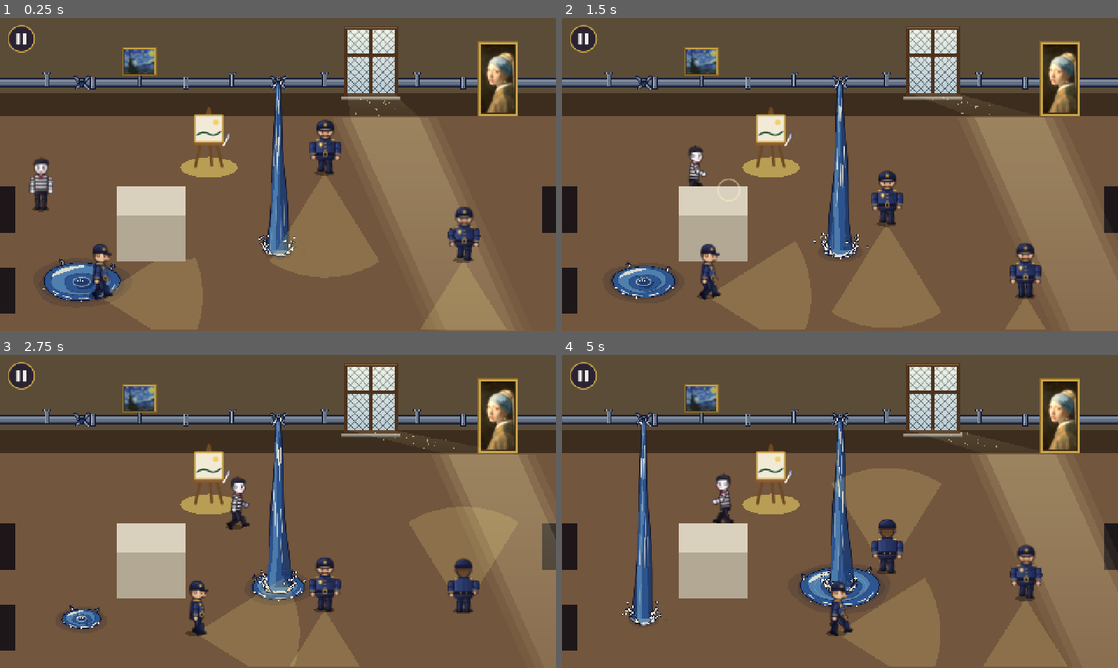
Above: before the commit, frames 1-4 (two rows, left to right).
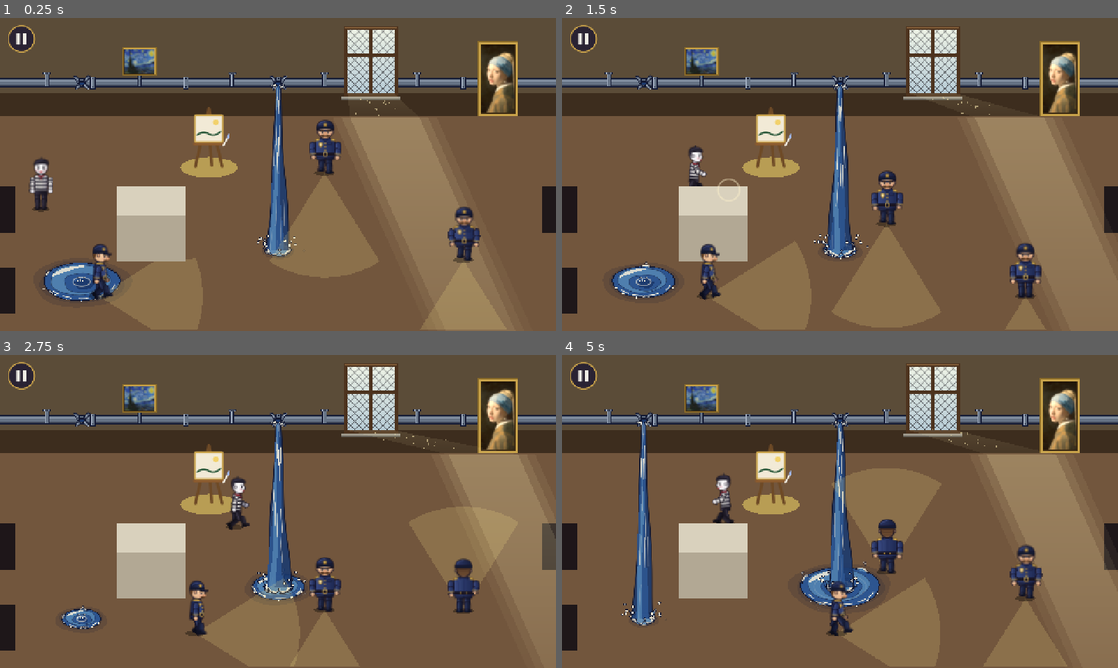
Above: after the commit, the same moments.

Repository: linostar/after-hours
Game: Godot game, scene res://scenes/wings/wing_06_salon.tscn
The game is run twice, just before and just after one commit, with the same random seed, the same clock (stepped at 60 frames per second) and the same inputs. This scene is started directly instead of the project's main scene.
Inputs (mouse positions are in pixels of both pictures, inside the frame that each line leads up to):
- Up to frame 1 (0.25 s): no input
- Up to frame 2 (1.5 s): drag from (840, 174) to (895, 105) at 0.52 s; drag from (728, 190) to (812, 237) at 1.27 s
- Up to frame 3 (2.75 s): move the mouse to (333, 442) at 2.02 s; hold Right (ui_right) from 2.03 s (still down); tap E at 2.1 s
- Up to frame 4 (5 s): release Right (ui_right) at 2.75 s; drag from (812, 574) to (673, 464) at 2.77 s; move the mouse to (1006, 558) at 3.52 s; hold Left (ui_left) 3.53-4.25 s; tap E at 3.6 s; tap Space at 3.77, 4.07 s; drag from (673, 464) to (756, 433) at 4.27 s

The runs differ from the first frame. In frame 1, 0.2% of the frame differs, in the area x 8-54%, y 19-91%; in frame 2, 0.2%; in frame 3, 0.2%; in frame 4, 0.3%, in the area x 11-56%, y 19-86%.

Commit message:
fix(puddles): splash instead of foam claws
The foam claws on the puddle rims and at the burst read as small hands.
Rims now lap with low swells that fling droplets, the burst fans out
tapered jets, and the landing crown is one scalloped sheet of water
drawn as a quad strip (its polygon failed to triangulate, so it never
showed).

Claude-Session: https://claude.ai/code/session_01LnW7A8GppA7riq12AojToP

Diff:
--- a/afterhours/scripts/gimmick.gd
+++ b/afterhours/scripts/gimmick.gd
@@ -66,7 +66,7 @@
 
 ## The points of a spiral around `centre` from radius `from` to `to`, starting at `angle`
 ## and turning `turn` radians (negative turns the other way), flattened by `squash`: the
-## curl shared by the woodblock foam claws and the Van Gogh swirls.
+## curl shared by the woodblock foam lace and the Van Gogh swirls.
 static func spiral(centre: Vector2, from: float, to: float, angle: float, turn: float, squash := 1.0, steps := 14) -> PackedVector2Array:
 	var points := PackedVector2Array()
 	for k in steps + 1:
--- a/afterhours/scripts/gimmicks/puddles.gd
+++ b/afterhours/scripts/gimmicks/puddles.gd
@@ -7,10 +7,10 @@
 ## puddle the mime wades (SLOW of its speed) and every step splashes (LOUD: heard across
 ## the whole hearing range); guards wade at SLOW too (Guard asks slow_at for its own spot).
 ## Drawn as a Hokusai woodblock print (flat Prussian tones, cream foam, indigo key-block
-## ink, claw-fingered foam), in three layers: the iron pipe on the wall (flanges, wall
+## ink and spray), in three layers: the iron pipe on the wall (flanges, wall
 ## brackets, each burst a torn hole with its metal peeled back; behind the paintings), the
 ## puddles on the floor (a darker wet sheen, an inked rim, flat bands deepening to the middle,
-## a highlight crescent, foam lace and claws on the rim, ripples spreading from where the
+## a highlight crescent, foam lace and lapping splashes on the rim, ripples spreading from where the
 ## water lands), and the falling water (in front of the paintings, behind the actors: a
 ## ribboned stream with streaks speeding down it, thinning in and out with the gush, a crown
 ## of foam crests and drops flung on ballistic arcs where it lands; between gushes drops that
@@ -60,7 +60,7 @@
 const DRIP_LAND := 0.82
 ## Decorative cycles per second (all under the 2 Hz flash limit): drips forming, falling and
 ## bursting; splash drops' flights (the slowest drop flies 0.8x as often, the fastest 1.25x);
-## the crown's crests rising and falling; the foam claws' sway; the streaks flowing down the
+## the crown's crests rising and falling; the mouth's jets and the rim splashes' lapping; the streaks flowing down the
 ## stream (each lane 0.7x to 1x of it); the ripples spreading; the stream's ribbons waving and
 ## the puddle's bands shimmering.
 const DRIP_HZ := 0.8
@@ -185,7 +185,7 @@
 
 ## The puddles, on the floor: a darker wet sheen round each, an inked rim, flat Prussian
 ## bands deepening toward the middle (the far shelves lit), a cream highlight crescent, a
-## foam lace and spray dots along the near rim, claw curls on the far rim, and ripples
+## foam lace and spray dots along the near rim, splashes lapping up round the rim, and ripples
 ## spreading from where the water lands (the stream, or each drip).
 func _draw() -> void:
 	var t := flourish(_time)
@@ -214,12 +214,9 @@
 		_crescent(centre, r, offset)
 		_ripples(i, centre, r, t)
 		_lace(centre, r, t, offset)
-		var claws := maxi(2, int(r / 22.0))
-		for k in claws:
-			var angle := PI + PI * (k + 0.5 + (_hash(i, k) - 0.5) * 0.4) / claws
-			var at := centre + Vector2(cos(angle) * r, sin(angle) * r * FLATTEN)
-			var dir := signf(cos(angle)) if absf(cos(angle)) > 0.1 else 1.0
-			_claw(self, at, 4.0 + r * 0.055, dir, sin(TAU * (t * FOAM_HZ + offset + k * 0.29)) * 0.22)
+		var splashes := maxi(3, int(r / 16.0))
+		for k in splashes:
+			_rim_splash(i, k, centre, r, TAU * (k + 0.5 + (_hash(i, k) - 0.5) * 0.5) / splashes, t)
 
 
 ## The highlight: a cream crescent on the far-left shelf, tapered at both ends.
@@ -259,6 +256,64 @@
 		ring.append(ring[0])
 		var fade := (1.0 - age) * (1.0 - age) * (flow if flow > 0.0 else 1.0)
 		draw_polyline(ring, Color(FOAM, 0.75 * fade), lerpf(1.8, 0.8, age), true)
+
+
+## Splash `k` of puddle `i` at `angle` round its rim, on its own beat: a cream wavelet
+## laps up along the rim and settles back, flinging three droplets out on arcs. Full
+## while the pipe gushes, smaller while it drips.
+func _rim_splash(i: int, k: int, centre: Vector2, r: float, angle: float, t: float) -> void:
+	var u := fposmod(t * SPLASH_HZ * lerpf(0.55, 0.85, _hash(i, k + 300)) + _hash(i, k + 320), 1.0)
+	var rise := sin(PI * u)
+	var size := lerpf(0.45, 1.0, _flow(i)) * (3.0 + r * 0.05)
+	var height := size * 0.75 * rise
+	if height < 0.8:
+		return
+	# The wavelet: a low swell of water over an arc of the rim, its back rounded, highest a
+	# little past the middle, foam riding its crest.
+	var span := (10.0 + size * 3.0) / r
+	var crest := PackedVector2Array()
+	var foot := PackedVector2Array()
+	for m in 13:
+		var s := float(m) / 12.0
+		var a := angle + span * (s - 0.5)
+		var on_rim := centre + Vector2(cos(a), sin(a) * FLATTEN) * r
+		crest.append(on_rim + Vector2(0.0, -height * pow(sin(PI * s), 1.6) * lerpf(0.85, 1.0, s)))
+		foot.append(on_rim + Vector2(0.0, 0.8))
+	# A strip of quads, foot to crest: the swell thins to slivers at its ends, which a
+	# polygon triangulation rejects.
+	var body := PackedColorArray()
+	body.resize(4)
+	body.fill(PRUSSIAN_LIGHT)
+	for m in 12:
+		draw_primitive(PackedVector2Array([foot[m], foot[m + 1], crest[m + 1], crest[m]]), body, PackedVector2Array())
+	draw_polyline(crest, INK, 2.8, true)
+	draw_polyline(crest.slice(2, 11), Color(FOAM, lerpf(0.6, 1.0, rise)), 1.8, true)
+	# Droplets thrown off the crest: outward from the puddle and up, falling back as it settles.
+	var out := Vector2(cos(angle), sin(angle) * FLATTEN)
+	var top := centre + out * r + Vector2(0.0, -height)
+	for d in 3:
+		var spread := (d - 1.0) * 0.6
+		var reach := size * lerpf(1.2, 2.2, _hash(i, k * 3 + d + 340))
+		var at := top + (out + out.orthogonal() * spread).normalized() * reach * u + Vector2(0.0, -size * 4.8 * u * (1.0 - u) + size * u)
+		_bead(at, lerpf(1.8, 0.8, u) * (1.0 if d == 1 else 0.8), (1.0 - u) * 0.9, self)
+
+
+## Spray fanning out of the burst while it gushes: tapered jets each side, lengthening and
+## shortening on their own beats.
+func _mouth_spray(i: int, burst: Vector2, t: float, flow: float) -> void:
+	for side: float in [-1.0, 1.0]:
+		for j in 3:
+			var aim := Vector2(side, 0.0).rotated(side * lerpf(0.15, 1.05, j / 2.0))
+			var pulse := 0.5 + 0.5 * sin(TAU * (t * FOAM_HZ * lerpf(0.8, 1.2, _hash(i, j + 360)) + _hash(i, j + 380) + side * 0.25))
+			var length := (7.0 + 5.0 * _hash(i, j + 400)) * lerpf(0.65, 1.0, pulse) * flow
+			var root := burst + Vector2(side * 2.5, 1.0)
+			var tip := root + aim * length
+			var across := aim.orthogonal() * lerpf(2.2, 1.4, j / 2.0) * flow
+			var jet := PackedVector2Array([root - across, root.lerp(tip, 0.5) - across * 0.6, tip, root.lerp(tip, 0.5) + across * 0.6, root + across])
+			_spray.draw_colored_polygon(jet, PRUSSIAN_LIGHT)
+			jet.append(jet[0])
+			_spray.draw_polyline(jet, INK, 1.0, true)
+			_spray.draw_line(root, root.lerp(tip, 0.8), Color(FOAM, 0.9), 1.0, true)
 
 
 ## Foam along the near rim: broken cream dashes drifting slowly round, and spray dots.
@@ -343,7 +398,7 @@
 
 ## The water falling from each burst. Gushing: a ribboned stream (deep, mid and light bands
 ## waving down it, inked edges) thinning in and out with the gush, cream streaks speeding
-## down it, foam claws and spray at the mouth, and where it lands a crown of foam crests
+## down it, jets and spray fanning from the mouth, and where it lands a crown of foam crests
 ## (the far ones behind the stream, the near ones in front) and drops flying out on
 ## ballistic arcs, each on its own timing. Dripping: a drop swells under the burst,
 ## stretches, falls faster and faster and bursts into a small crown where it lands.
@@ -364,8 +419,7 @@
 		_crown(i, centre, spread, t, flow, true)
 		_stream(i, burst, centre, spread, t, flow)
 		_crown(i, centre, spread, t, flow, false)
-		for side: float in [-1.0, 1.0]:
-			_claw(_spray, burst + Vector2(side * 4.5, 1.0), 8.0 * flow, side, sin(TAU * (t * FOAM_HZ + _seed(i))) * 0.25 * side)
+		_mouth_spray(i, burst, t, flow)
 		for k in 4:
 			var u := fposmod(t * SPLASH_HZ * 0.9 + k * 0.25 + _seed(i), 1.0)
 			var side := -1.0 if k % 2 == 0 else 1.0
@@ -417,9 +471,10 @@
 
 
 ## The crown where the stream lands: on the far side a churning cream ring of white water
-## (drawn first), then cream crests round the landing ring, each rising and falling on its
-## own beat and curling outward at the tip, a bead flung off each; `far` draws the far half
-## (behind the stream), else the near half (in front of it).
+## (drawn first), then a sheet of water thrown up round the landing ring, flaring outward,
+## its rim scalloped into CROWN_SPIKES rounded lobes that each rise and fall on their own
+## beat, a bead flung off each peak; `far` draws the far half (behind the stream), else the
+## near half (in front of it).
 func _crown(i: int, centre: Vector2, spread: float, t: float, flow: float, far: bool) -> void:
 	var ring := spread * 1.1
 	if far:
@@ -428,29 +483,49 @@
 		churn.append(churn[0])
 		_spray.draw_polyline(churn, Color(INK, flow), 1.2, true)
 		_spray.draw_colored_polygon(_ellipse(centre, ring * 0.7, 0.1, t * WAVE_HZ * 0.8, _seed(i) + 2.0), Color(PRUSSIAN_LIGHT, flow))
+	# Each lobe's peak: its angle round the ring and its height now.
+	var peaks: Array[Vector2] = []
 	for k in CROWN_SPIKES:
-		var angle := TAU * (k + 0.5 * _hash(i, k + 40)) / CROWN_SPIKES
-		if (sin(angle) < 0.0) != far:
+		var rise := 0.5 + 0.5 * sin(TAU * (t * CROWN_HZ + _hash(i, k + 60)))
+		peaks.append(Vector2(TAU * (k + 0.3 * _hash(i, k + 40)) / CROWN_SPIKES, (9.0 + 9.0 * _hash(i, k + 80)) * (0.3 + 0.7 * rise) * flow))
+	var lobe := TAU / CROWN_SPIKES * 0.2
+	# The sheet over the half ring: its rim (the lobes' heights summed, flared outward as it
+	# rises) and its foot on the ring.
+	var rim := PackedVector2Array()
+	var foot := PackedVector2Array()
+	var from := PI if far else 0.0
+	var steps := 36
+	for m in steps + 1:
+		var a := from + PI * m / steps
+		var lift := 0.0
+		for peak in peaks:
+			var gap := angle_difference(a, peak.x) / lobe
+			lift += peak.y * exp(-gap * gap)
+		# Taper to nothing where the half ring meets the stream's sides.
+		lift *= sin(PI * m / steps) ** 0.5
+		var out := Vector2(cos(a), sin(a) * FLATTEN)
+		foot.append(centre + out * ring)
+		rim.append(centre + out * (ring + lift * 0.9) + Vector2(0.0, -lift))
+	# Drawn as a strip of quads, foot to rim: the sheet thins to slivers between the lobes and
+	# at its ends, which a polygon triangulation rejects. Its upper share is cream foam.
+	var water := PackedColorArray()
+	water.resize(4)
+	water.fill(Color(PRUSSIAN_LIGHT, flow))
+	var foam := PackedColorArray()
+	foam.resize(4)
+	foam.fill(Color(FOAM, 0.95 * flow))
+	for m in steps:
+		var froth_a := rim[m].lerp(foot[m], 0.35)
+		var froth_b := rim[m + 1].lerp(foot[m + 1], 0.35)
+		_spray.draw_primitive(PackedVector2Array([foot[m], foot[m + 1], froth_b, froth_a]), water, PackedVector2Array())
+		_spray.draw_primitive(PackedVector2Array([froth_a, froth_b, rim[m + 1], rim[m]]), foam, PackedVector2Array())
+	_spray.draw_polyline(rim, Color(INK, flow), 1.2, true)
+	for peak in peaks:
+		if (sin(peak.x) < 0.0) != far or peak.y < 3.0:
 			continue
-		var out := Vector2(cos(angle), sin(angle) * FLATTEN)
-		var base := centre + out * ring
-		var rise := 0.5 + 0.5 * sin(TAU * (t * CROWN_HZ + _hash(i, k + 60)))
-		var height := (10.0 + 12.0 * _hash(i, k + 80)) * (0.45 + 0.55 * rise) * flow
-		var lean := out.x * height * 0.5
-		var tip := base + Vector2(lean, -height)
-		var width := 3.0 + 2.0 * _hash(i, k + 100)
-		# The crest's tip curls back over toward the outside, like the print's wave fingers.
-		var curl := tip + Vector2(signf(out.x + 0.01) * width * 0.9, height * 0.18)
-		var crest := PackedVector2Array([base - Vector2(width, 0.0), base.lerp(tip, 0.55) + Vector2(-width * 0.45 + lean * 0.1, 0.0), tip, curl, base.lerp(tip, 0.5) + Vector2(width * 0.45 + lean * 0.1, 0.0), base + Vector2(width, 0.0)])
-		if out.x < 0.0:
-			crest = PackedVector2Array([base - Vector2(width, 0.0), base.lerp(tip, 0.5) + Vector2(-width * 0.45 + lean * 0.1, 0.0), curl, tip, base.lerp(tip, 0.55) + Vector2(width * 0.45 + lean * 0.1, 0.0), base + Vector2(width, 0.0)])
-		# A crest too low to have a shape (a thin stream's) is left out.
-		if height < 3.0 or Geometry2D.triangulate_polygon(crest).is_empty():
-			continue
-		_spray.draw_colored_polygon(crest, FOAM)
-		crest.append(crest[0])
-		_spray.draw_polyline(crest, INK, 1.1, true)
-		_bead(tip + Vector2(lean * 0.3, -3.0 - 5.0 * rise), 1.0 + 0.8 * rise, flow)
+		var out := Vector2(cos(peak.x), sin(peak.x) * FLATTEN)
+		var top := centre + out * (ring + peak.y * 0.9) + Vector2(0.0, -peak.y)
+		_bead(top + out * peak.y * 0.3 + Vector2(0.0, -2.0 - peak.y * 0.25), 0.9 + peak.y * 0.07, flow)
 
 
 ## Splash drop `d` of pipe `i`: flung from the landing ring on a parabola (constant speed
@@ -497,35 +572,14 @@
 			_bead(centre + Vector2(side * 10.0 * b, -4.0 * 7.0 * b * (1.0 - b)), 1.3, 1.0 - b)
 
 
-## A foam claw at `base` about `size` big: a stalk rising and curling over toward `dir`
-## (1 right, -1 left), its crest split into fingers, leaning `sway` radians.
-func _claw(canvas: CanvasItem, base: Vector2, size: float, dir: float, sway: float) -> void:
-	var centre := base + Vector2(dir * size * 0.45, -size * 0.75).rotated(sway)
-	var reach := base.distance_to(centre)
-	var start := (base - centre).angle()
-	# A tapered band between two spirals: wide at the stalk, thin at the curled tip.
-	var outer := spiral(centre, reach, reach * 0.3, start, 4.2 * dir, 1.0, 12)
-	var inner := spiral(centre, reach * 0.45, reach * 0.26, start, 4.2 * dir, 1.0, 12)
-	inner.reverse()
-	var band := outer + inner
-	# The claw's fingers: points leaving the outer edge across its crest.
-	for k: int in [4, 6, 8]:
-		var out := (outer[k] - centre).normalized()
-		var finger := PackedVector2Array([outer[k] - out.orthogonal() * dir * size * 0.12, outer[k] + out * size * 0.38 + out.orthogonal() * dir * size * 0.18, outer[k] + out.orthogonal() * dir * size * 0.12])
-		canvas.draw_colored_polygon(finger, FOAM)
-		finger.append(finger[0])
-		canvas.draw_polyline(finger, INK, 1.0, true)
-	canvas.draw_colored_polygon(band, FOAM)
-	band.append(band[0])
-	canvas.draw_polyline(band, INK, 1.2, true)
-
-
-## A drop of spray: a cream bead ringed in ink, `alpha` see-through.
-func _bead(at: Vector2, r: float, alpha: float) -> void:
+## A drop of spray: a cream bead ringed in ink, `alpha` see-through, on `canvas` (the
+## falling-water layer unless given).
+func _bead(at: Vector2, r: float, alpha: float, canvas: CanvasItem = null) -> void:
 	if alpha <= 0.0:
 		return
-	_spray.draw_circle(at, r + 0.9, Color(INK, alpha))
-	_spray.draw_circle(at, r, Color(FOAM, alpha))
+	var on := canvas if canvas != null else _spray
+	on.draw_circle(at, r + 0.9, Color(INK, alpha))
+	on.draw_circle(at, r, Color(FOAM, alpha))
 
 
 ## A falling drop of water: a blue bead ringed in ink with a cream glint.
